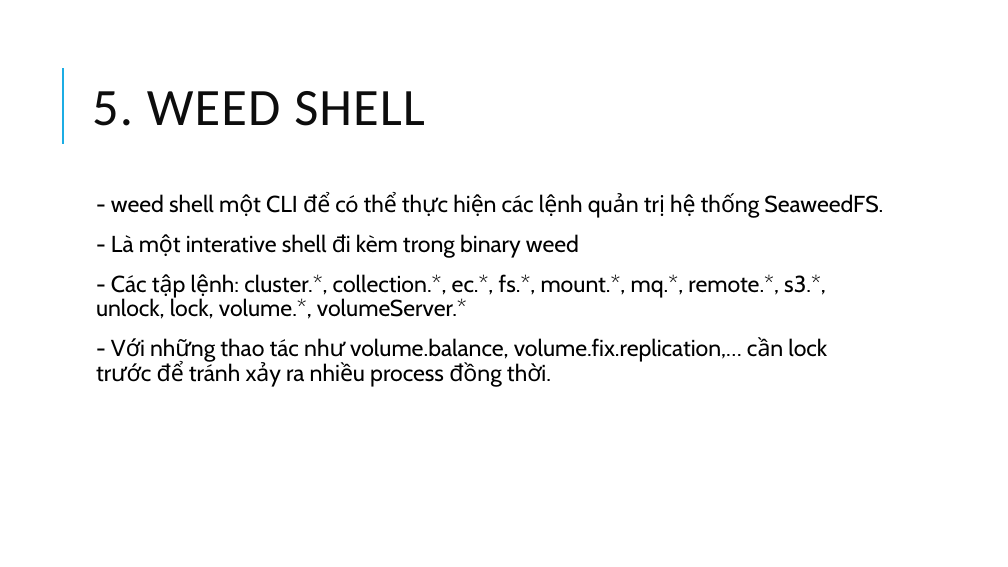
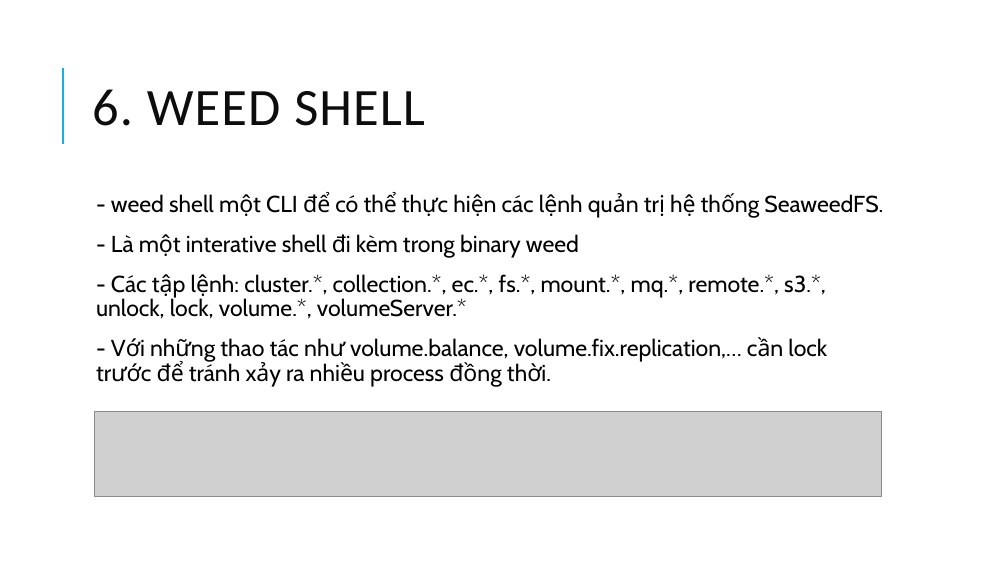
Before and after one commit to chi-org/seaweedfs-test, a slide deck: slide 14 of SeaweedFS_2.pptx (slide 13 before the commit). Drawn at 1008x567 pixels with LibreOffice and Linux fonts; fonts in the diff are those of the drawing; grey boxes stand for pictures. Boxes give left, top, right and bottom in pixels: in the first picture for what was removed or moved away, otherwise in the second. Text is boxed around its words. In the diff, an @@ line names an element or a change of style, - is before the commit and + after.

```diff
--- a/SeaweedFS_2.pptx
+++ b/SeaweedFS_2.pptx
@@ title at [92,89,425,126]: text changed @@
-5. WEED SHELL
+6. WEED SHELL
@@ picture added at [95,411,882,497] @@
```
Also in this commit, not shown: 21 other slides changed, 1 slide added, 1 other file.
